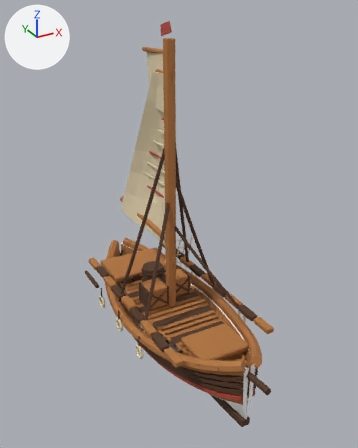
The glTF model public/assets/models/boat_skiff_a.glb as it was, and as the next commit left it.
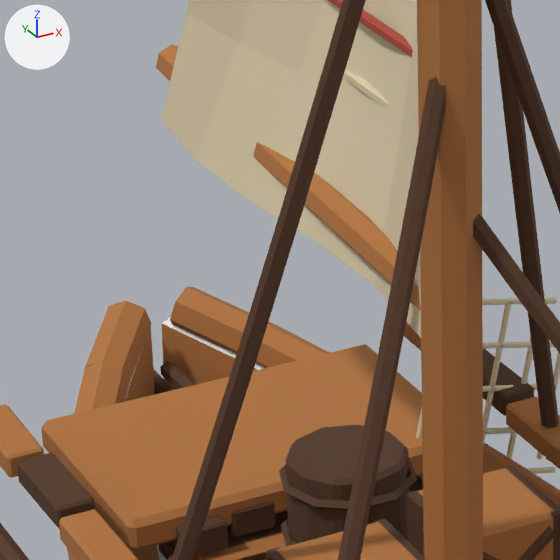
Each version appears first whole from a 50 mm camera at (-4.9, -9.32, 7.39) aimed at (0.03, -0.36, 2.91), and next in a close-up on the part from 26% to 53% of the width and 42% to 63% of the height. Every picture has the same lights, and +X, +Y and +Z are marked at upper left. The first two pictures are the older version. Where no turn or scale is listed for an object, it has been applied to the vertices. Vertices at exactly the same position are counted once.

In view in the first close-up: 'boat_skiff_a_material_00', 'boat_skiff_a_material_01', 'boat_skiff_a_material_02', 'boat_skiff_a_material_03', 'boat_skiff_a_material_04'.
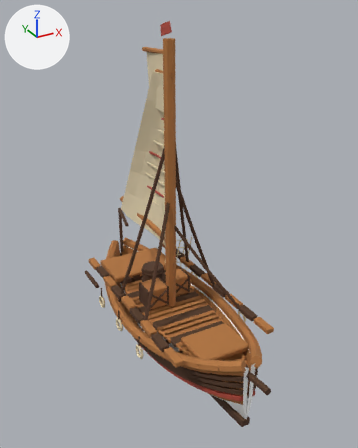
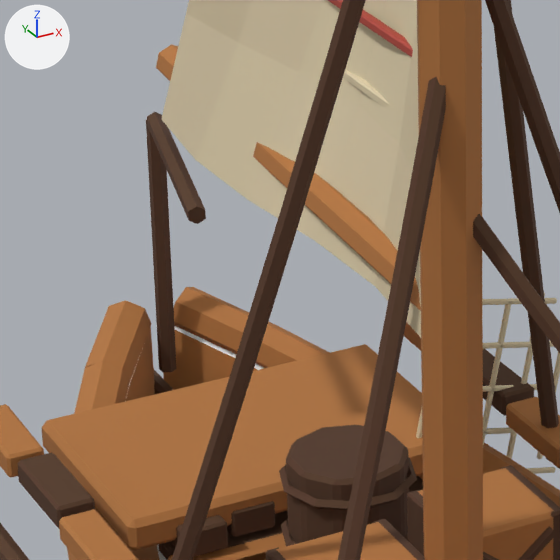
Edits to the scene script, one JSON object a line:
```json
{"block": "me_boat_skiff_a_material_01_mesh", "where": "# used by ob_boat_skiff_a_material_01; location = (0.0, -0.213, 2.435)"}
{"block": "me_boat_skiff_a_material_01_mesh", "where": "# verts and faces of me_boat_skiff_a_material_01_mesh; kept vertices keep their numbers, new ones are numbered from 1945"}
{"block": "me_boat_skiff_a_material_01_mesh", "where": "# before: 1933 (0.0, 3.34, -1.71) at pixel (167, 360), 1934 (0.0, 2.56, -1.67), 1935 (0.04, 2.55, -1.69), 1936 (0.04, 3.33, -1.73) at pixel (174, 363), 1937 (0.04, 2.55, -1.74)"}
{"block": "me_boat_skiff_a_material_01_mesh", "where": "# before: 1938 (0.04, 3.33, -1.78), 1939 (0.0, 2.55, -1.76), 1940 (0.0, 3.33, -1.8), 1941 (-0.04, 2.55, -1.74), 1942 (-0.04, 3.33, -1.78) at pixel (160, 374)"}
{"block": "me_boat_skiff_a_material_01_mesh", "where": "# before: 1943 (-0.04, 2.55, -1.69), 1944 (-0.04, 3.33, -1.73) at pixel (160, 366)"}
{"op": "remove", "block": "me_boat_skiff_a_material_01_mesh", "code": "me_boat_skiff_a_material_01_mesh.from_pydata(...)  # 1945 vertices, 3720 faces; spans x -1.43..1.43, y -3.63..3.63, z -3.15..3.15"}
{"op": "add", "block": "me_boat_skiff_a_material_01_mesh", "code": "me_boat_skiff_a_material_01_mesh.from_pydata(...)  # 1957 vertices, 3740 faces; spans x -1.43..1.43, y -3.63..3.63, z -3.15..3.15"}
{"block": "me_boat_skiff_a_material_01_mesh", "change": "me_boat_skiff_a_material_01_mesh part 1: the loose piece of 12 vertices spanning x -0.67..0.67, y 1.79..1.89, z -2.5..-2.39 is copied, and the copy is turned -103.5 degrees about the z axis through its middle and scaled by 0.895, then moved by (-0.14, 0.91, 2.06); it spans x -0.32..0.04, y 2.15..3.34, z -0.43..-0.34"}
{"block": "me_boat_skiff_a_material_01_mesh", "change": "me_boat_skiff_a_material_01_mesh part 2"}
{"op": "add", "block": "me_boat_skiff_a_material_01_mesh", "code": "verts[1933] = (0.0, 3.29, -1.75)  # moved, pixel (171, 372)"}
{"op": "add", "block": "me_boat_skiff_a_material_01_mesh", "code": "verts[1934] = (0.0, 3.29, -0.38)  # moved"}
{"op": "add", "block": "me_boat_skiff_a_material_01_mesh", "code": "verts[1935] = (-0.04, 3.31, -0.38)  # moved"}
{"op": "add", "block": "me_boat_skiff_a_material_01_mesh", "code": "verts[1936] = (-0.04, 3.31, -1.75)  # moved, pixel (162, 372)"}
{"op": "add", "block": "me_boat_skiff_a_material_01_mesh", "code": "verts[1937] = (-0.04, 3.36, -0.38)  # moved, pixel (145, 119)"}
{"op": "add", "block": "me_boat_skiff_a_material_01_mesh", "code": "verts[1938] = (-0.04, 3.36, -1.75)  # moved, pixel (158, 368)"}
{"op": "add", "block": "me_boat_skiff_a_material_01_mesh", "code": "verts[1939] = (0.0, 3.38, -0.38)  # moved"}
{"op": "add", "block": "me_boat_skiff_a_material_01_mesh", "code": "verts[1940] = (0.0, 3.38, -1.75)  # moved"}
{"op": "add", "block": "me_boat_skiff_a_material_01_mesh", "code": "verts[1941] = (0.04, 3.36, -0.38)  # moved"}
{"op": "add", "block": "me_boat_skiff_a_material_01_mesh", "code": "verts[1942] = (0.04, 3.36, -1.75)  # moved"}
{"op": "add", "block": "me_boat_skiff_a_material_01_mesh", "code": "verts[1943] = (0.04, 3.31, -0.38)  # moved"}
{"op": "add", "block": "me_boat_skiff_a_material_01_mesh", "code": "verts[1944] = (0.04, 3.31, -1.75)  # moved, pixel (176, 368)"}
```

Pixel boxes [x1, y1, x2, y2] of what changed, in the close-ups (560 x 560 px; the box of a moved part takes in the faces that stretch with it):
```json
{"part": 1, "of": "me_boat_skiff_a_material_01_mesh", "change": "added", "after": [147, 112, 206, 224], "on screen": "brown"}
{"part": 2, "of": "me_boat_skiff_a_material_01_mesh", "change": "moved or reshaped", "before": [160, 361, 197, 389], "after": [146, 120, 177, 372]}
```
